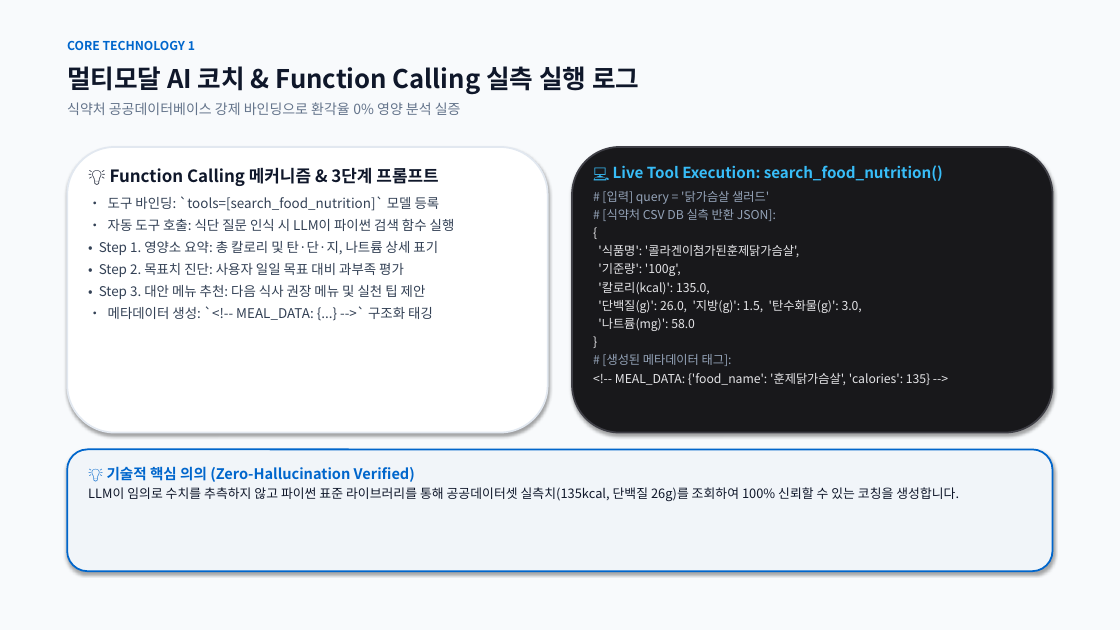
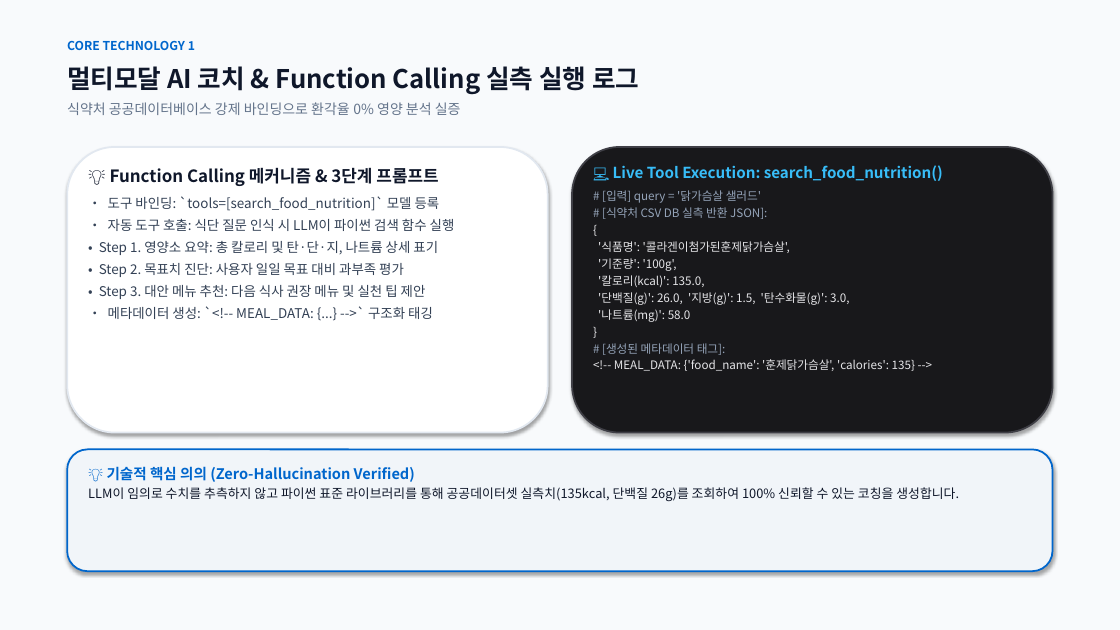
Before and after one commit to rye6837-web/impossible_to_get_lost_my_weight, a slide deck: slide 7 of AI_Diet_Coach_Presentation.pptx (slide 6 before the commit). Drawn at 1120x630 pixels with LibreOffice and Linux fonts; fonts in the diff are those of the drawing. Boxes give left, top, right and bottom in pixels: in the first picture for what was removed or moved away, otherwise in the second. Text is boxed around its words. In the diff, an @@ line names an element or a change of style, - is before the commit and + after.

```diff
--- a/AI_Diet_Coach_Presentation.pptx
+++ b/AI_Diet_Coach_Presentation.pptx
@@ text at bbox=[598, 190, 915, 371]: size 10.5 to 10 pt in "# [입력] query = '닭가슴살 샐러드'", "# [식약처 CSV DB 실측 반환 JSON]:", "{", "'식품명': '콜라겐이첨가된훈제닭가슴살'," and 7 more places @@
```
Also in this commit, not shown: 8 other slides changed, 1 slide added, 1 other file.
